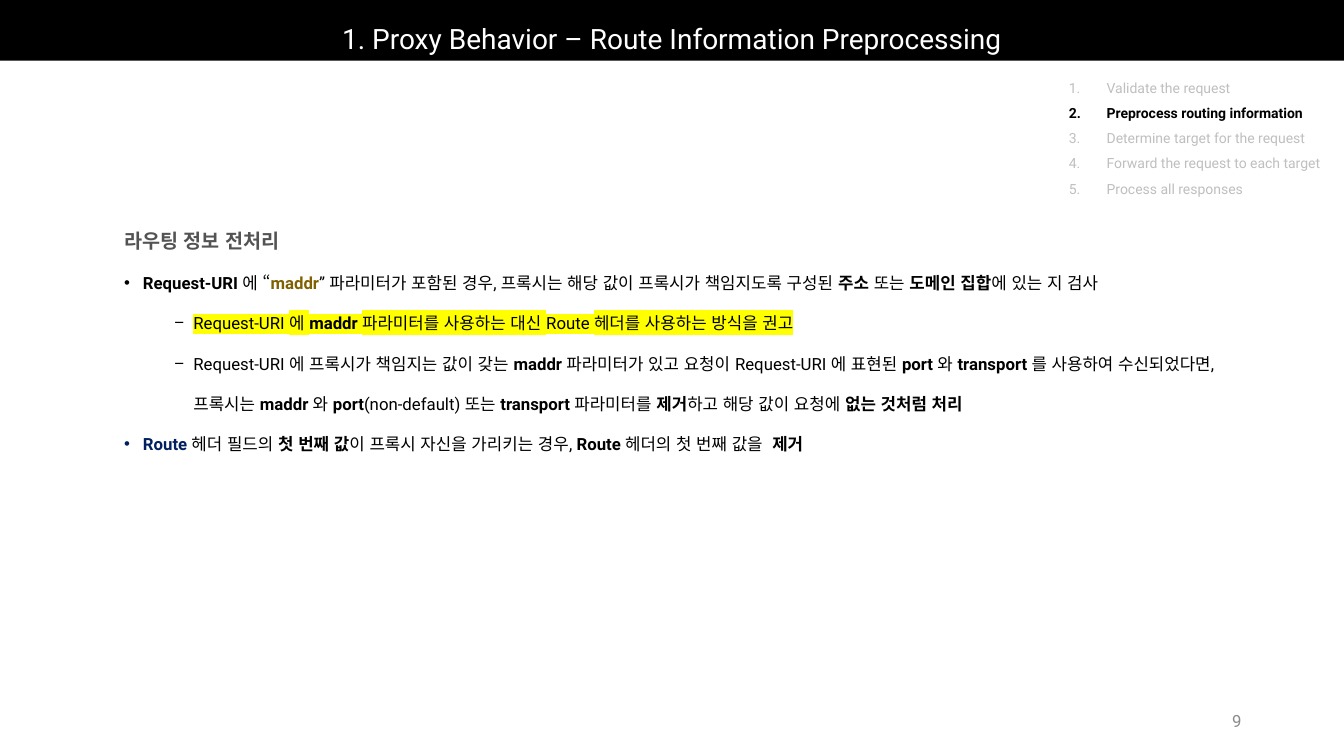
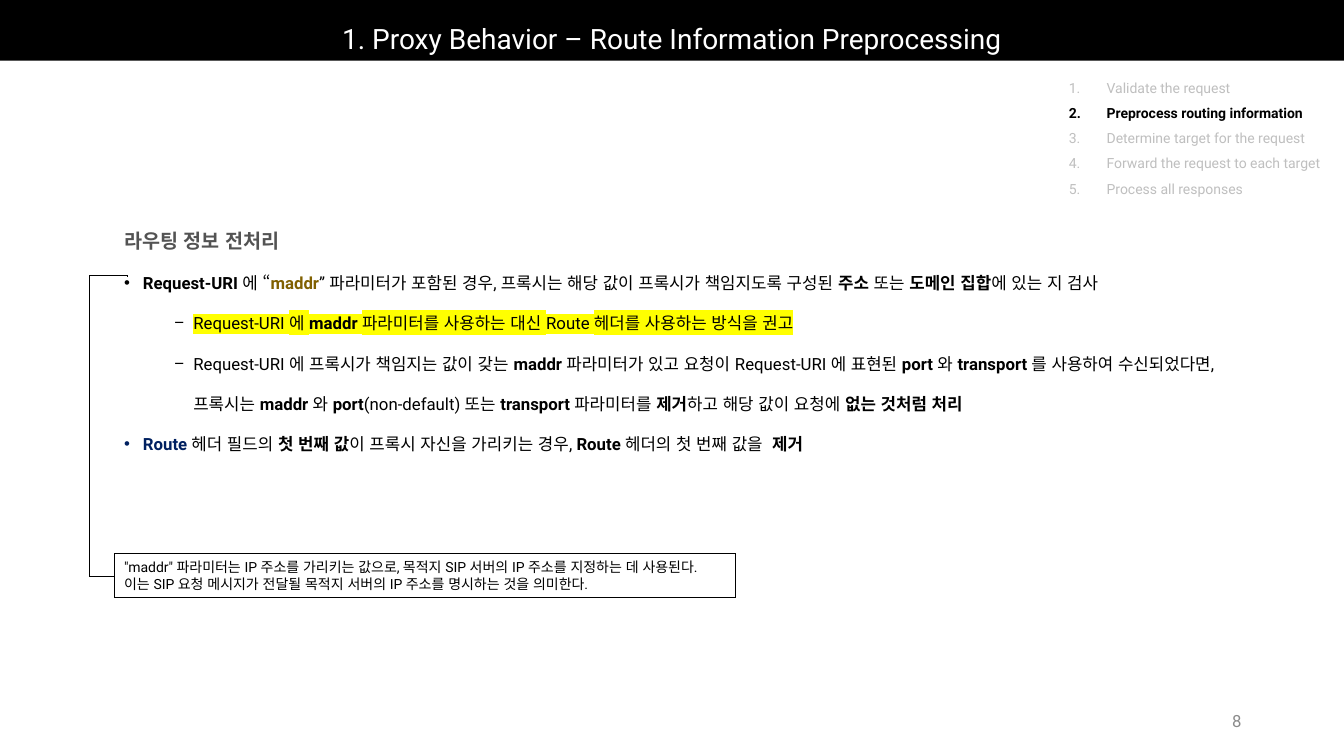
Before and after one commit to Epsilonely/SIP-Survey, a slide deck: slide 8 of 세미나 3차.pptx (slide 9 before the commit). Drawn at 1344x756 pixels with LibreOffice and Linux fonts; fonts in the diff are those of the drawing. Boxes give left, top, right and bottom in pixels: in the first picture for what was removed or moved away, otherwise in the second. Text is boxed around its words. In the diff, an @@ line names an element or a change of style, - is before the commit and + after.

```diff
--- a/세미나 3차.pptx
+++ b/세미나 3차.pptx
@@ elbow line added from (127, 277) to (114, 576), #000000 0.5 pt @@
@@ rectangle added at (114, 554, 736, 598), outline #000000 0.75 pt, 10 pt, text #000000 @@
+"maddr" 파라미터는 IP 주소를 가리키는 값으로, 목적지 SIP 서버의 IP 주소를 지정하는 데 사용된다.
+이는 SIP 요청 메시지가 전달될 목적지 서버의 IP 주소를 명시하는 것을 의미한다.
@@ page number at (1232, 715, 1241, 727): text changed @@
-9
+8
```
Also in this commit, not shown: 6 other slides changed, 1 slide removed.
